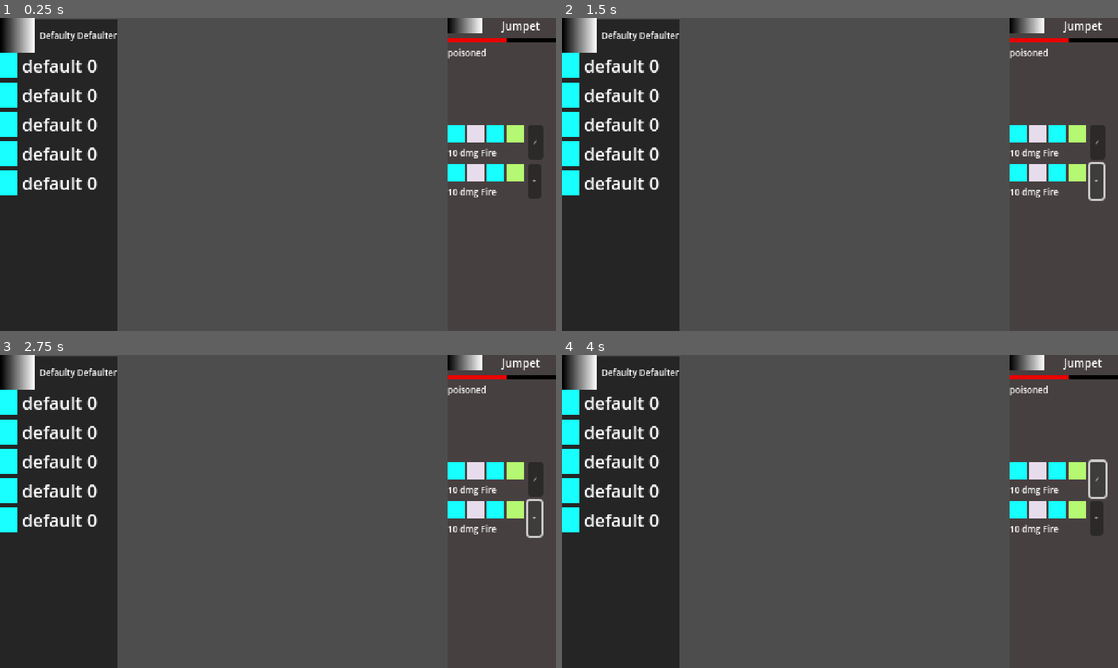
Above: before the commit, frames 1-4 (two rows, left to right).
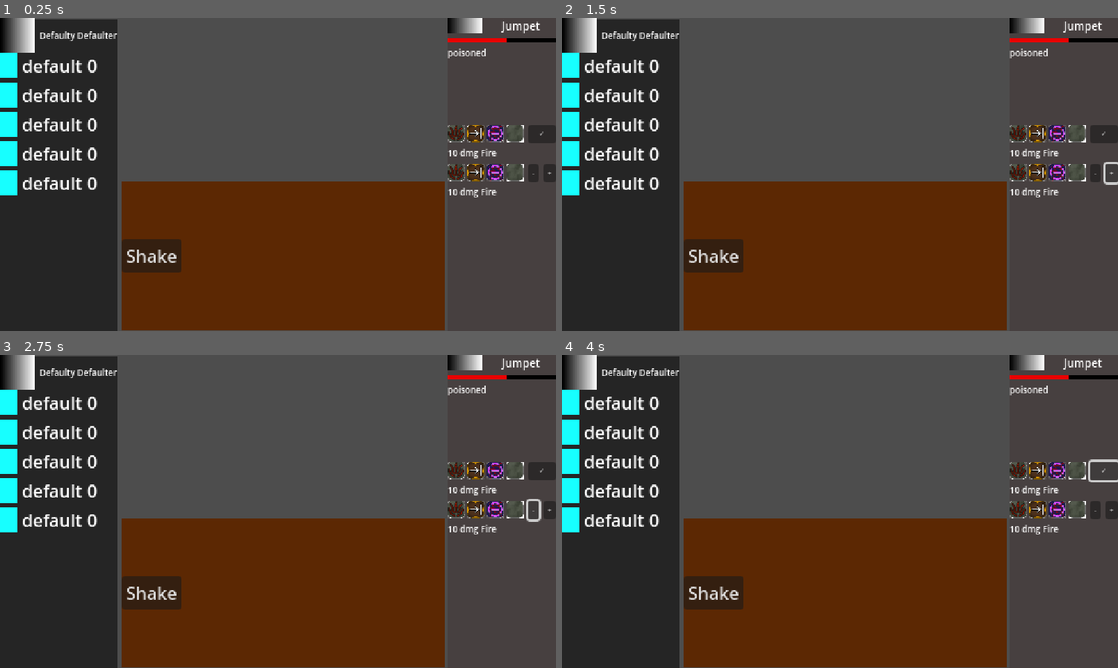
Above: after the commit, the same moments.

Repository: brianhall1313/rune-box-dice-roller
Game: Godot game, scene res://scenes/encounter.tscn
The game is run twice, just before and just after one commit, with the same random seed, the same clock (stepped at 60 frames per second) and the same inputs. The project has no main scene, so this scene is started directly.
Inputs (mouse positions are in pixels of both pictures, inside the frame that each line leads up to):
- Up to frame 1 (0.25 s): no input
- Up to frame 2 (1.5 s): click "✓" at 0.5 s; click "+" at 1.25 s
- Up to frame 3 (2.75 s): click (533, 508) at 2 s, where only the run after the commit has a clickable "-"
- Up to frame 4 (4 s): click (712, 592) at 2.75 s, where only the run after the commit has a clickable "Shake"; click "✓" at 3.5 s

The runs differ from the first frame. In frame 1, 30% of the frame differs, in the area x 21-100%, y 34-100%; in frame 2, 29%; in frame 3, 30%; in frame 4, 29%.

Commit message:
some more ui layout updates

Diff:
--- /dev/null
+++ b/scenes/active_panel.tscn
@@ -0,0 +1,39 @@
+[gd_scene format=3 uid="uid://h587v4triyb6"]
+
+[node name="active_panel" type="Control"]
+layout_mode = 3
+anchors_preset = 0
+offset_left = 112.0
+offset_top = 150.0
+offset_right = 409.0
+offset_bottom = 287.0
+
+[node name="ColorRect" type="ColorRect" parent="."]
+layout_mode = 1
+anchors_preset = 15
+anchor_right = 1.0
+anchor_bottom = 1.0
+grow_horizontal = 2
+grow_vertical = 2
+color = Color(0.360483, 0.15695, 0.0120854, 1)
+
+[node name="HBoxContainer" type="HBoxContainer" parent="."]
+layout_mode = 1
+anchors_preset = 15
+anchor_right = 1.0
+anchor_bottom = 1.0
+grow_horizontal = 2
+grow_vertical = 2
+
+[node name="VBoxContainer" type="VBoxContainer" parent="HBoxContainer"]
+layout_mode = 2
+alignment = 1
+
+[node name="Button" type="Button" parent="HBoxContainer/VBoxContainer"]
+layout_mode = 2
+text = "Shake
+"
+
+[node name="GridContainer" type="GridContainer" parent="HBoxContainer"]
+layout_mode = 2
+size_flags_horizontal = 3
--- /dev/null
+++ b/scenes/dice_inventory.tscn
@@ -0,0 +1,25 @@
+[gd_scene load_steps=2 format=3 uid="uid://wrja75sijyfj"]
+
+[ext_resource type="PackedScene" uid="uid://dg5jgxbrxsn8u" path="res://scenes/dice_entry.tscn" id="1_f80v1"]
+
+[node name="dice_inventory" type="ScrollContainer"]
+size_flags_vertical = 3
+horizontal_scroll_mode = 0
+
+[node name="dice_list" type="VBoxContainer" parent="."]
+layout_mode = 2
+
+[node name="dice_entry" parent="dice_list" instance=ExtResource("1_f80v1")]
+layout_mode = 2
+
+[node name="dice_entry2" parent="dice_list" instance=ExtResource("1_f80v1")]
+layout_mode = 2
+
+[node name="dice_entry3" parent="dice_list" instance=ExtResource("1_f80v1")]
+layout_mode = 2
+
+[node name="dice_entry4" parent="dice_list" instance=ExtResource("1_f80v1")]
+layout_mode = 2
+
+[node name="dice_entry5" parent="dice_list" instance=ExtResource("1_f80v1")]
+layout_mode = 2
--- a/scenes/encounter.tscn
+++ b/scenes/encounter.tscn
@@ -1,7 +1,8 @@
-[gd_scene load_steps=3 format=3 uid="uid://onto76ada87d"]
+[gd_scene load_steps=4 format=3 uid="uid://onto76ada87d"]
 
 [ext_resource type="PackedScene" uid="uid://un86ip0c1s75" path="res://scenes/player_info_element.tscn" id="1_62fm1"]
 [ext_resource type="PackedScene" uid="uid://dka5ft4cxosrs" path="res://scenes/right_panel.tscn" id="2_yr2bm"]
+[ext_resource type="PackedScene" uid="uid://h587v4triyb6" path="res://scenes/active_panel.tscn" id="3_5nnk0"]
 
 [node name="encounter" type="Node2D"]
 
@@ -14,3 +15,5 @@
 [node name="player_info_element" parent="UI" instance=ExtResource("1_62fm1")]
 
 [node name="right_panel" parent="UI" instance=ExtResource("2_yr2bm")]
+
+[node name="active_panel" parent="UI" instance=ExtResource("3_5nnk0")]
--- a/scenes/player_info_element.tscn
+++ b/scenes/player_info_element.tscn
@@ -1,6 +1,6 @@
 [gd_scene load_steps=4 format=3 uid="uid://un86ip0c1s75"]
 
-[ext_resource type="PackedScene" uid="uid://dg5jgxbrxsn8u" path="res://scenes/dice_entry.tscn" id="1_1smkn"]
+[ext_resource type="PackedScene" uid="uid://wrja75sijyfj" path="res://scenes/dice_inventory.tscn" id="1_biodx"]
 
 [sub_resource type="Gradient" id="Gradient_ohbm4"]
 
@@ -44,25 +44,5 @@
 text = "Defaulty Defaulter
 "
 
-[node name="dice_inventory" type="ScrollContainer" parent="VBoxContainer"]
+[node name="dice_inventory" parent="VBoxContainer" instance=ExtResource("1_biodx")]
 layout_mode = 2
-size_flags_vertical = 3
-horizontal_scroll_mode = 0
-
-[node name="dice_list" type="VBoxContainer" parent="VBoxContainer/dice_inventory"]
-layout_mode = 2
-
-[node name="dice_entry" parent="VBoxContainer/dice_inventory/dice_list" instance=ExtResource("1_1smkn")]
-layout_mode = 2
-
-[node name="dice_entry2" parent="VBoxContainer/dice_inventory/dice_list" instance=ExtResource("1_1smkn")]
-layout_mode = 2
-
-[node name="dice_entry3" parent="VBoxContainer/dice_inventory/dice_list" instance=ExtResource("1_1smkn")]
-layout_mode = 2
-
-[node name="dice_entry4" parent="VBoxContainer/dice_inventory/dice_list" instance=ExtResource("1_1smkn")]
-layout_mode = 2
-
-[node name="dice_entry5" parent="VBoxContainer/dice_inventory/dice_list" instance=ExtResource("1_1smkn")]
-layout_mode = 2
--- a/scenes/right_panel.tscn
+++ b/scenes/right_panel.tscn
@@ -83,6 +83,8 @@
 
 [node name="Button" type="Button" parent="VBoxContainer/spell_information/active_spell/HBoxContainer"]
 layout_mode = 2
+size_flags_horizontal = 3
+size_flags_vertical = 0
 theme_override_font_sizes/font_size = 6
 text = "✓"
 
@@ -94,8 +96,20 @@
 
 [node name="rune_spell" parent="VBoxContainer/spell_information/queued_spells/powerable_spell" instance=ExtResource("1_1tsrd")]
 layout_mode = 2
+size_flags_horizontal = 0
 
-[node name="Button" type="Button" parent="VBoxContainer/spell_information/queued_spells/powerable_spell"]
+[node name="power_control" type="HBoxContainer" parent="VBoxContainer/spell_information/queued_spells/powerable_spell"]
 layout_mode = 2
+size_flags_horizontal = 8
+
+[node name="decrease" type="Button" parent="VBoxContainer/spell_information/queued_spells/powerable_spell/power_control"]
+layout_mode = 2
+size_flags_vertical = 0
+theme_override_font_sizes/font_size = 6
+text = "-"
+
+[node name="increase" type="Button" parent="VBoxContainer/spell_information/queued_spells/powerable_spell/power_control"]
+layout_mode = 2
+size_flags_vertical = 0
 theme_override_font_sizes/font_size = 6
 text = "+"
--- a/scenes/rune_spell.tscn
+++ b/scenes/rune_spell.tscn
@@ -1,4 +1,9 @@
-[gd_scene format=3 uid="uid://fq6oy2qhfmhr"]
+[gd_scene load_steps=5 format=3 uid="uid://fq6oy2qhfmhr"]
+
+[ext_resource type="Texture2D" uid="uid://cohduxxuyg86m" path="res://textures/Fire_Glyph.png" id="1_gs7hy"]
+[ext_resource type="Texture2D" uid="uid://dnee5630octbt" path="res://textures/Lob_Glyph.png" id="2_lkp7b"]
+[ext_resource type="Texture2D" uid="uid://dbq7v3gav7s0i" path="res://textures/Echo_Glyph.png" id="3_cfuwh"]
+[ext_resource type="Texture2D" uid="uid://747w4c7ftvc0" path="res://textures/Nature_Die.png" id="4_8aph6"]
 
 [node name="rune_spell" type="VBoxContainer"]
 
@@ -7,25 +12,29 @@
 theme_override_constants/separation = 2
 alignment = 1
 
-[node name="glyph_icon" type="ColorRect" parent="active_glyphs"]
+[node name="TextureRect" type="TextureRect" parent="active_glyphs"]
 custom_minimum_size = Vector2(16, 16)
 layout_mode = 2
-color = Color(0.0901961, 1, 1, 1)
+texture = ExtResource("1_gs7hy")
+expand_mode = 2
 
-[node name="glyph_icon2" type="ColorRect" parent="active_glyphs"]
+[node name="TextureRect2" type="TextureRect" parent="active_glyphs"]
 custom_minimum_size = Vector2(16, 16)
 layout_mode = 2
-color = Color(0.901492, 0.861697, 0.922959, 1)
+texture = ExtResource("2_lkp7b")
+expand_mode = 2
 
-[node name="glyph_icon3" type="ColorRect" parent="active_glyphs"]
+[node name="TextureRect3" type="TextureRect" parent="active_glyphs"]
 custom_minimum_size = Vector2(16, 16)
 layout_mode = 2
-color = Color(0.0901961, 1, 1, 1)
+texture = ExtResource("3_cfuwh")
+expand_mode = 2
 
-[node name="glyph_icon4" type="ColorRect" parent="active_glyphs"]
+[node name="TextureRect4" type="TextureRect" parent="active_glyphs"]
 custom_minimum_size = Vector2(16, 16)
 layout_mode = 2
-color = Color(0.709957, 0.972006, 0.443958, 1)
+texture = ExtResource("4_8aph6")
+expand_mode = 2
 
 [node name="effects" type="Label" parent="."]
 layout_mode = 2
